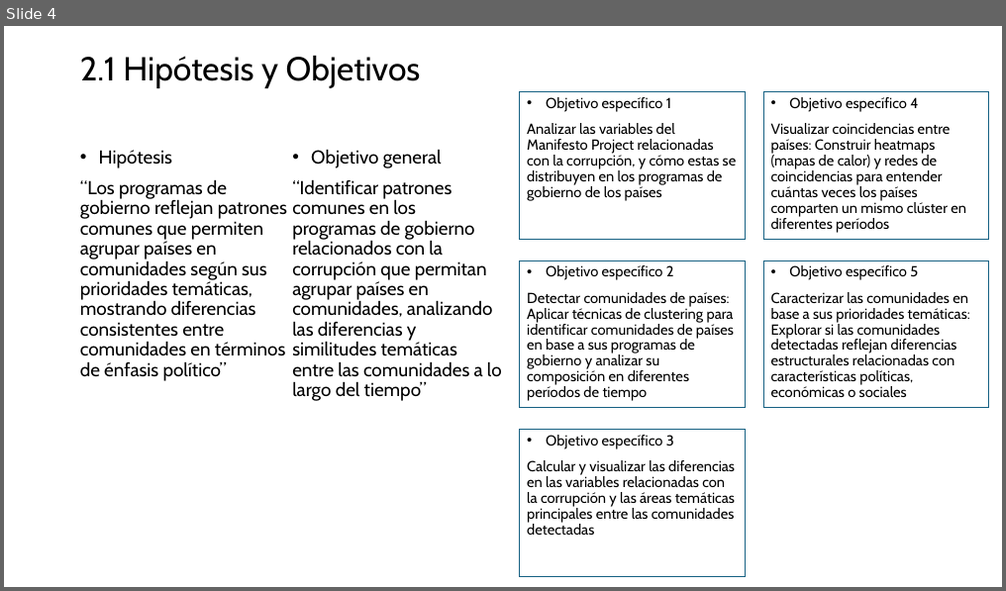
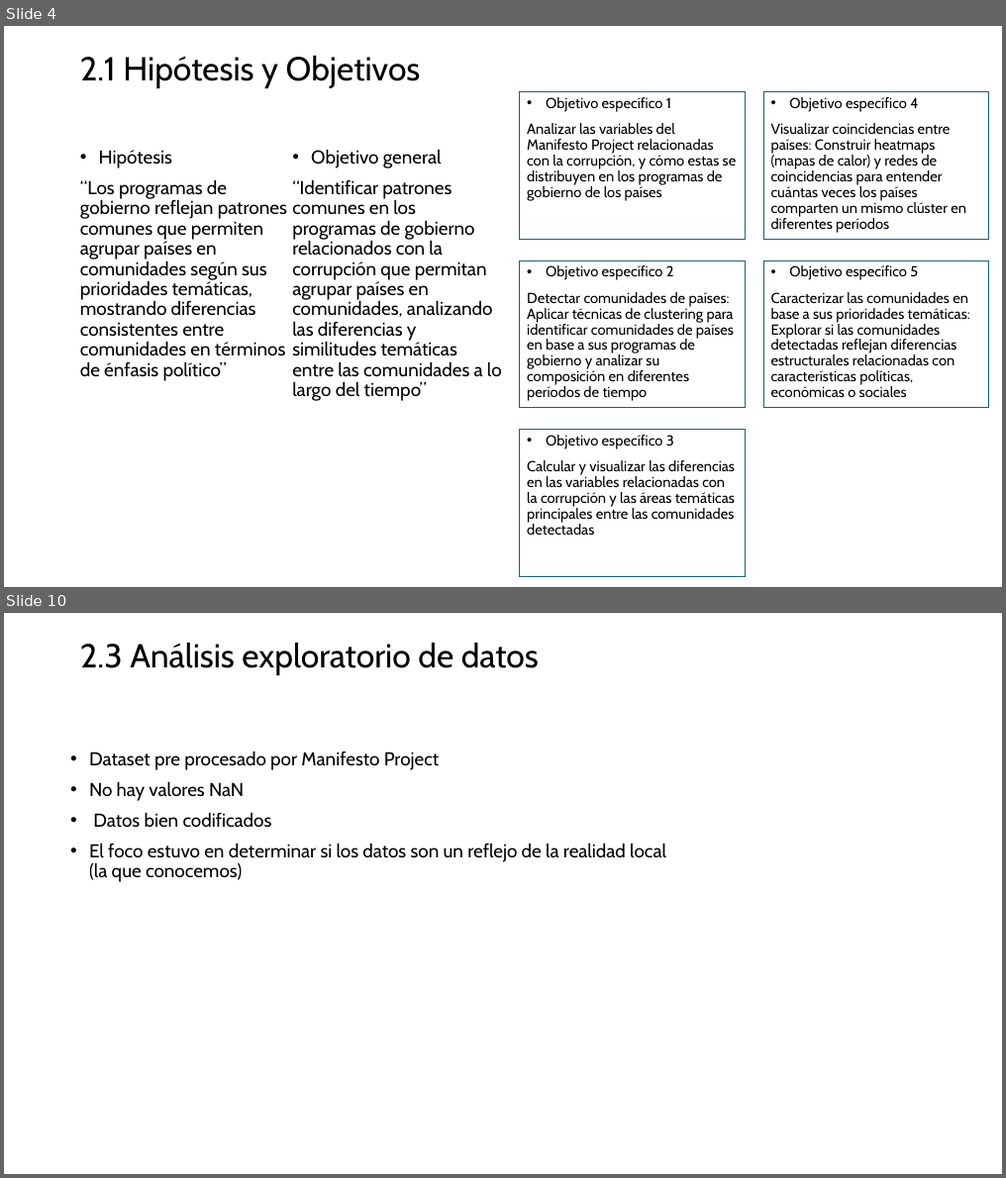
Before and after one commit to MatiasBunsterRaby/Capstone_git, a slide deck: Pres Capstone MBunster 2.pptx. Shown one above the other, each under a label of ours: slide 4 before the commit, slides 4 and 10 after it; the slides between them are not shown. The pictures are 1006x591 and 1006x1178 pixels, drawn with LibreOffice and Linux fonts; fonts in the diff are those of the drawing. Boxes give left, top, right and bottom in pixels: in the first picture for what was removed or moved away, otherwise in the second. Text is boxed around its words. In the diff, an @@ line names an element or a change of style, - is before the commit and + after.

```diff
--- a/Pres Capstone MBunster 2.pptx
+++ b/Pres Capstone MBunster 2.pptx
@@ slide 10 added at [4,613,1002,1174], background #FFFFFF @@
@@ title added at [80,642,539,675], 32 pt, text #000000 @@
+2.3 Análisis exploratorio de datos
@@ text added at [89,751,666,882], 18 pt, text #000000 @@
+• Dataset pre procesado por Manifesto Project
+• No hay valores NaN
+• Datos bien codificados
+• El foco estuvo en determinar si los datos son un reflejo de la realidad local (la que conocemos)
```
Also in this commit, not shown: 4 slides changed, 37 other slides added, 3 slides removed, 2 other files.
